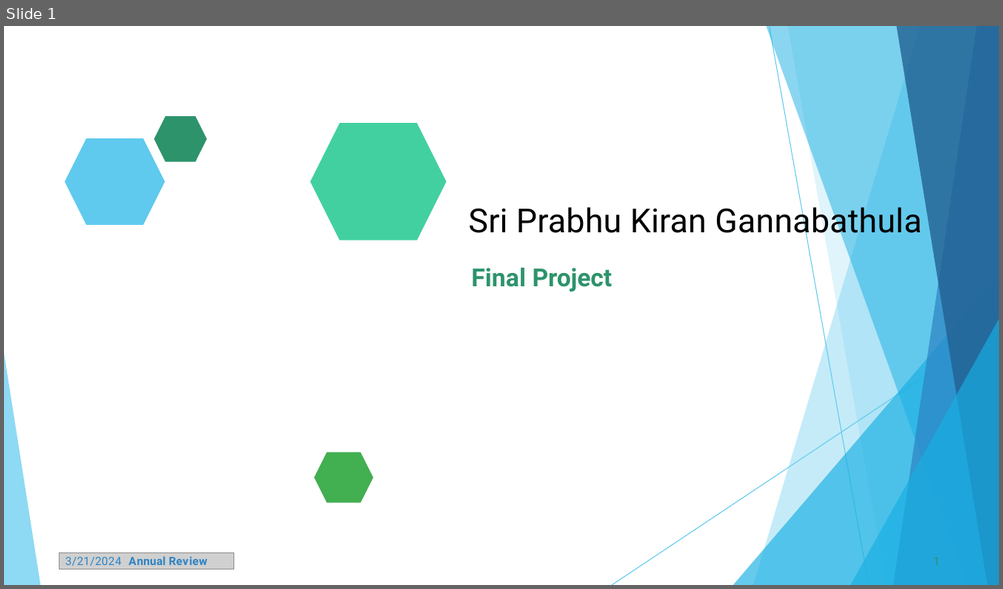
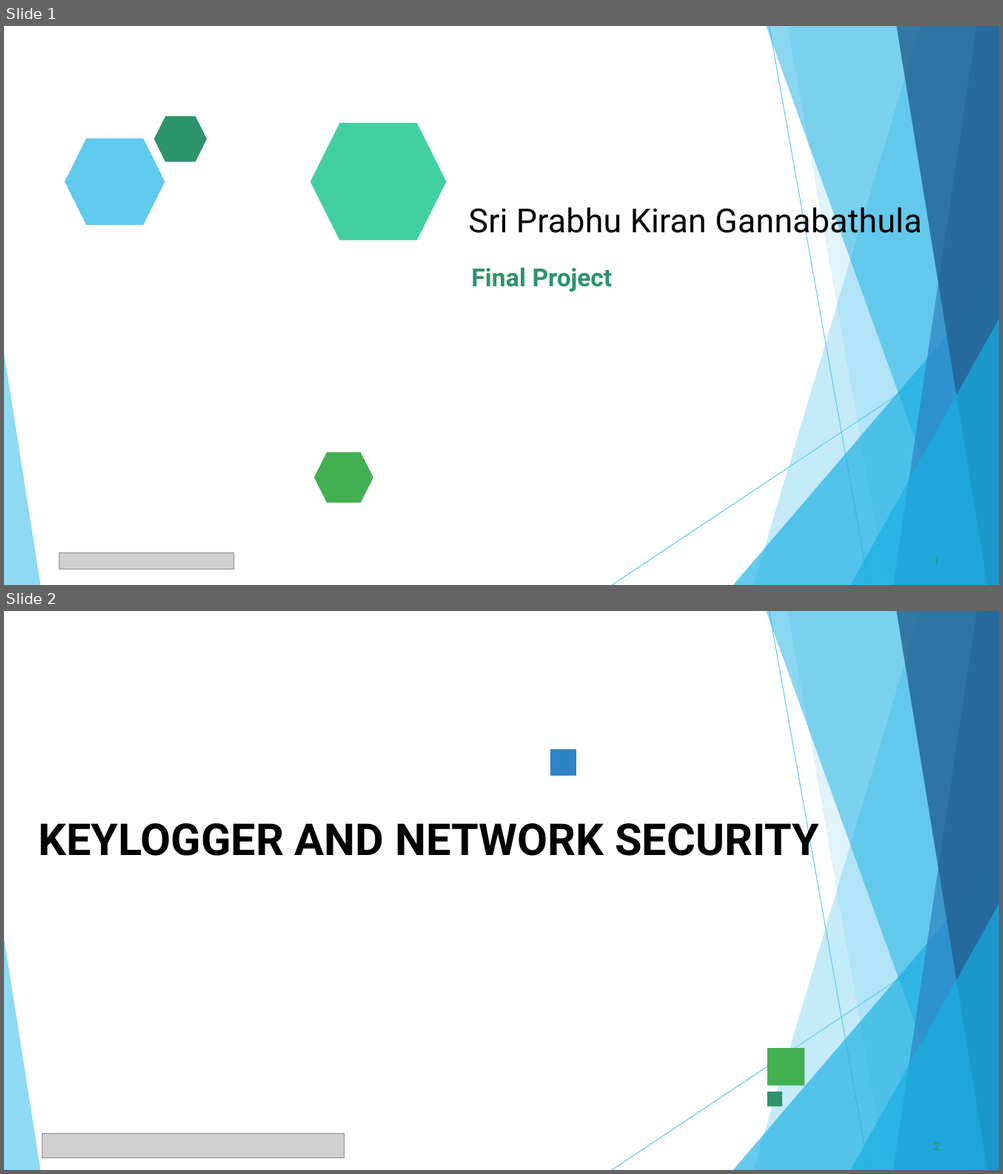
Before and after one commit to kiran-011/CS-Project, a slide deck: Cs-Project.pptx. Shown one above the other, each under a label of ours: slide 1 before the commit, slides 1 and 2 after it. The pictures are 1003x589 and 1003x1174 pixels, drawn with LibreOffice and Linux fonts; fonts in the diff are those of the drawing; grey boxes stand for pictures. Boxes give left, top, right and bottom in pixels: in the first picture for what was removed or moved away, otherwise in the second. Text is boxed around its words. In the diff, an @@ line names an element or a change of style, - is before the commit and + after.

```diff
--- a/Cs-Project.pptx
+++ b/Cs-Project.pptx
@@ slide 2 added at [4, 611, 999, 1170], background #FFFFFF @@
@@ freeform shape added at [550, 749, 575, 775], fill #2D83C3 @@
@@ title added at [39, 815, 819, 866], 42.5 pt, text #000000, bold @@
+KEYLOGGER AND NETWORK SECURITY
@@ group added at [612, 611, 999, 1170]: 9 freeform shapes @@
@@ freeform shape added at [4, 939, 40, 1170], fill #5FCAEE at 70% opacity @@
@@ freeform shape added at [767, 1048, 805, 1085], fill #42AF51 @@
@@ freeform shape added at [767, 1092, 782, 1107], fill #2D936B @@
@@ picture added at [42, 1134, 344, 1158] @@
@@ page number added at [933, 1142, 940, 1150], 11 pt, text #2D936B @@
+2
@@ slide 1 changed as well @@
@@ text removed at [65, 557, 208, 566] @@
-3/21/2024 Annual Review
```
Also in this commit, not shown: 7 other slides changed, 7 other slides added, 2 slides removed.
